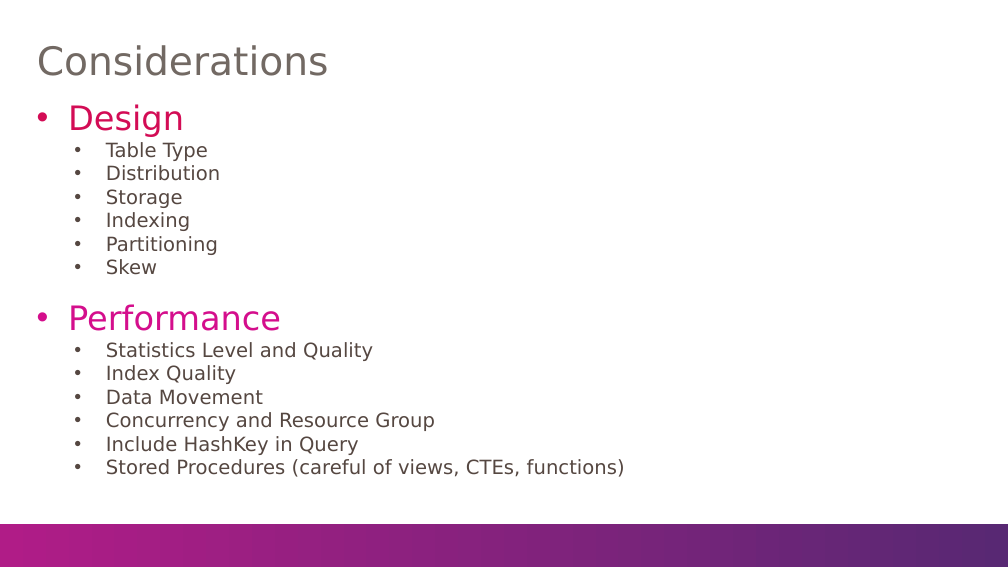
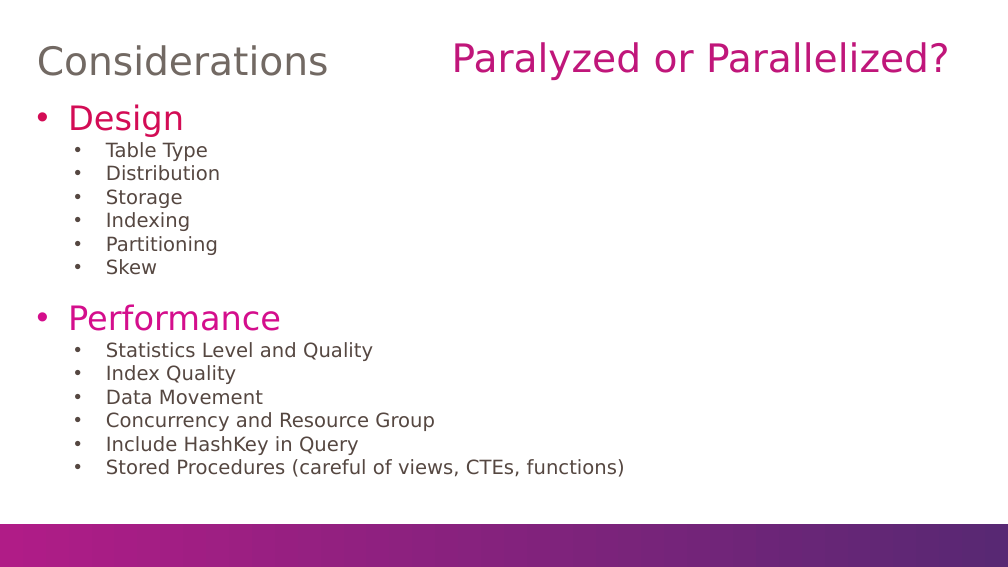
Before and after one commit to BSWolfset/PresentationSlidedecks, a slide deck: slide 11 of DesigningForADWPerformance.pptx (slide 10 before the commit). Drawn at 1008x567 pixels with LibreOffice and Linux fonts; fonts in the diff are those of the drawing; background and template pictures are left out. Boxes give left, top, right and bottom in pixels: in the first picture for what was removed or moved away, otherwise in the second. Text is boxed around its words. In the diff, an @@ line names an element or a change of style, - is before the commit and + after.

```diff
--- a/DesigningForADWPerformance.pptx
+++ b/DesigningForADWPerformance.pptx
@@ text added at (x1=452, y1=42, x2=950, y2=80), 28 pt, text #C0167A @@
+Paralyzed or Parallelized?
```
Also in this commit, not shown: 1 other slide changed, 1 slide added.
